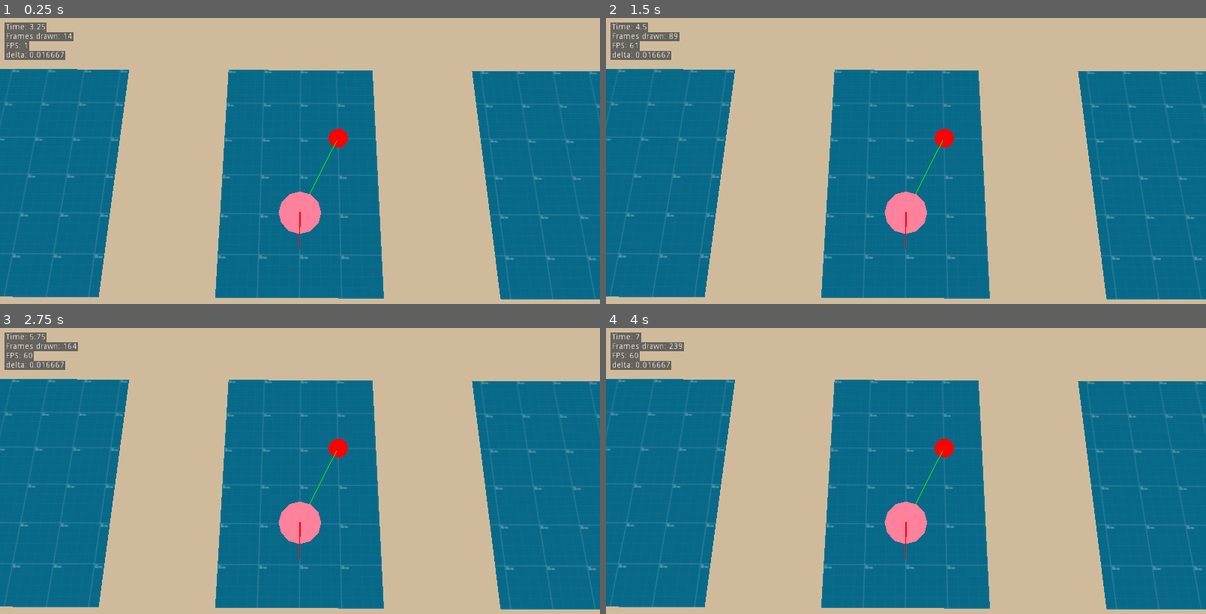
Above: before the commit, frames 1-4 (two rows, left to right).
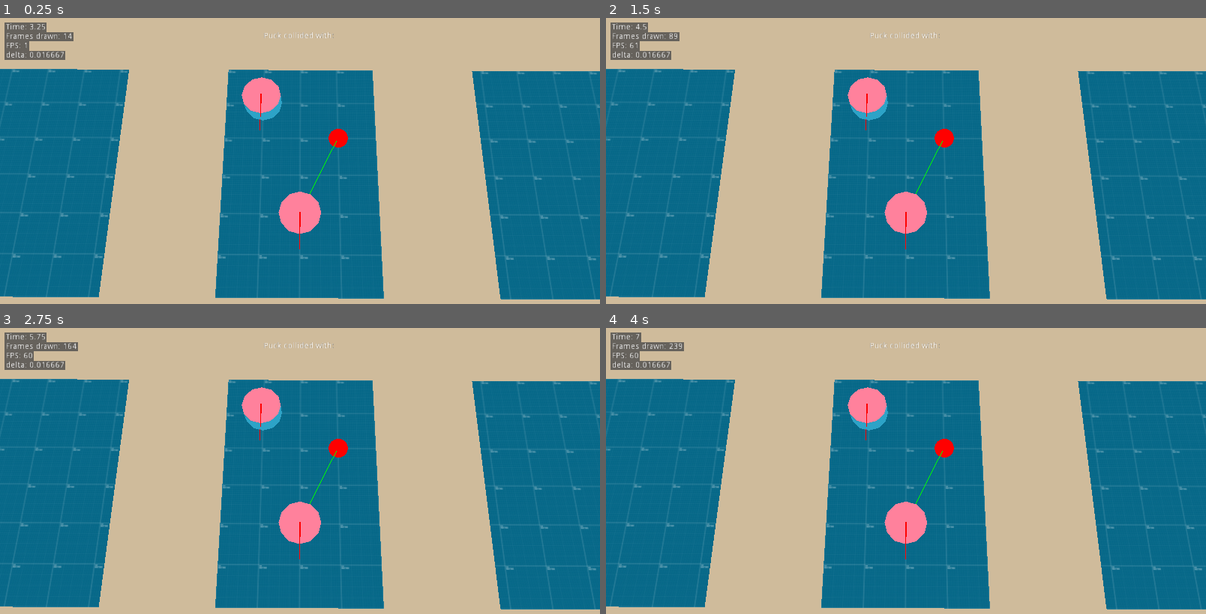
Above: after the commit, the same moments.

Repository: gamkedo-la/puck2000
Game: Godot game, scene res://test_scenes/puck_test/PuckTest.tscn
Two runs of this game, one before a commit and one after it. Both use one fixed random seed, a clock stepped at 60 frames per second and the inputs below. This scene is started directly instead of the project's main scene.
Inputs (mouse positions are in pixels of both pictures, inside the frame that each line leads up to):
- Up to frame 1 (0.25 s): no input
- Up to frame 2 (1.5 s): tap Enter (ui_accept) at 0.5, 0.77 s; move the mouse to (1038, 175) at 0.52 s; tap Space (puck) at 0.6, 1.35 s; click (1038, 175) at 0.67 s; move the mouse to (786, 209) at 1.27 s; click (786, 209) at 1.42 s
- Up to frame 3 (2.75 s): tap Enter (ui_accept) at 1.52 s; move the mouse to (360, 425) at 2.02 s; press the mouse at (360, 425) at 2.03 s; tap Space (puck) at 2.3 s
- Up to frame 4 (4 s): move the mouse to (876, 573) at 2.77 s; release the mouse at (876, 573) at 2.78 s; tap Space (puck) at 2.85, 3.6 s; click (876, 573) at 2.92 s; tap Enter (ui_accept) at 3.02, 3.77 s; move the mouse to (1086, 556) at 3.52 s; click (1086, 556) at 3.67 s

The runs differ from the first frame. In frame 1, 0.8% of the frame differs, in the area x 40-56%, y 4-40%; in frame 2, 0.8%; in frame 3, 0.8%; in frame 4, 0.8%.

Commit message:
make PuckStd.tscn report at least one collision
todo: check collision for other pucks

Diff:
--- a/project.godot
+++ b/project.godot
@@ -11,7 +11,7 @@
 [application]
 
 config/name="Puck2000"
-run/main_scene="res://test_scenes/prototype/GameProto.tscn"
+run/main_scene="res://scenes/GamePlay/GamePlay.tscn"
 config/icon="res://icon.png"
 
 [autoload]
--- a/pucks/puck.gd
+++ b/pucks/puck.gd
@@ -27,16 +27,15 @@
 	isSelected = false
 #	isReset = false
 	$Pointer.visible = false
+	if not self.is_connected("body_entered", self, "check_collision"):
+		var puck_collide = self.connect("body_entered", self, "check_collision")
+		assert(puck_collide == OK)
 	pass # Replace with function body.
 
 
-#func look_follow(state, current_transform, target_position):
-#	var up_dir = Vector3(0, 1, 0)
-#	var cur_dir = current_transform.basis.xform(Vector3(0, 0, 1)) # get vector that represents local FORWARD
-#	var target_dir = (target_position - current_transform.origin).normalized()
-#	$"../LabelTargetDir".text = "target_dir: " + str(target_dir)
-#	var rotation_angle = acos(cur_dir.x) - acos(target_dir.x)
-#	state.set_angular_velocity(up_dir * (rotation_angle / state.get_step()))
+func check_collision(body:Node) -> void:
+	print(body)
+	$"../Label".text = "Puck collided with: " + str(body)
 
 
 func look_follow(state, current_transform, target_position):
--- a/pucks/standard/PuckStd.tscn
+++ b/pucks/standard/PuckStd.tscn
@@ -18,6 +18,8 @@
 collision_layer = 2
 collision_mask = 7
 continuous_cd = true
+contacts_reported = 1
+contact_monitor = true
 can_sleep = false
 axis_lock_linear_y = true
 axis_lock_angular_x = true
--- a/test_scenes/puck_test/PuckTest.tscn
+++ b/test_scenes/puck_test/PuckTest.tscn
@@ -127,9 +127,23 @@
 camera_node_path = NodePath("../Camera")
 isDebug = true
 
+[node name="PuckStd2" parent="." instance=ExtResource( 2 )]
+transform = Transform( 1, 0, 0, 0, 1, 0, 0, 0, 1, -1, 0, -3 )
+camera_node_path = NodePath("../Camera")
+
 [node name="MouseMarker" type="Spatial" parent="."]
 transform = Transform( 1, 0, 0, 0, 1, 0, 0, 0, 1, 1, 0, -2 )
 
 [node name="MeshInstance" type="MeshInstance" parent="MouseMarker"]
 mesh = SubResource( 7 )
 material/0 = SubResource( 8 )
+
+[node name="Label" type="Label" parent="."]
+anchor_left = 0.5
+anchor_right = 0.5
+margin_left = -62.0
+margin_top = 24.0
+margin_right = 62.0
+margin_bottom = 38.0
+text = "Puck collided with: "
+align = 1
